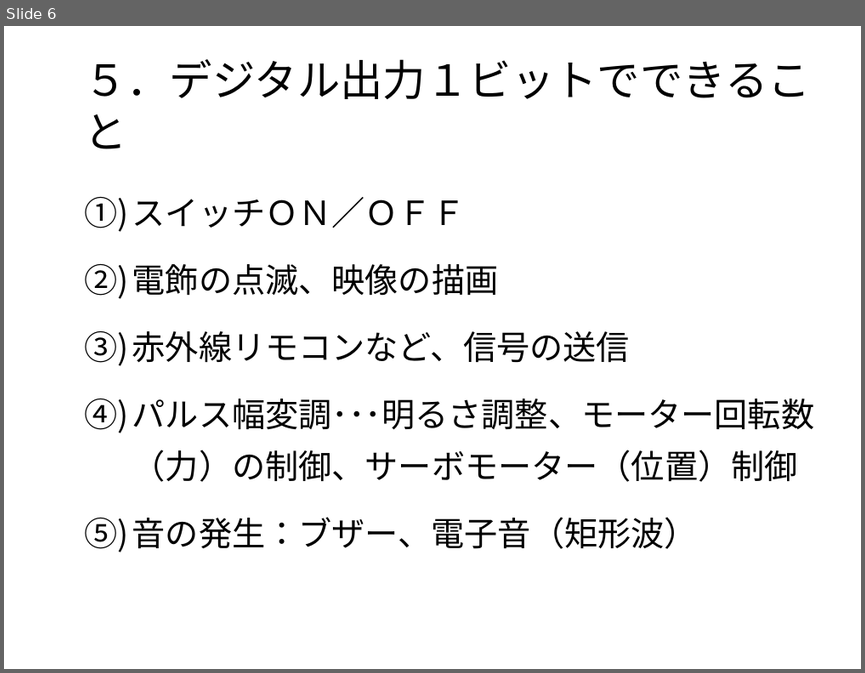
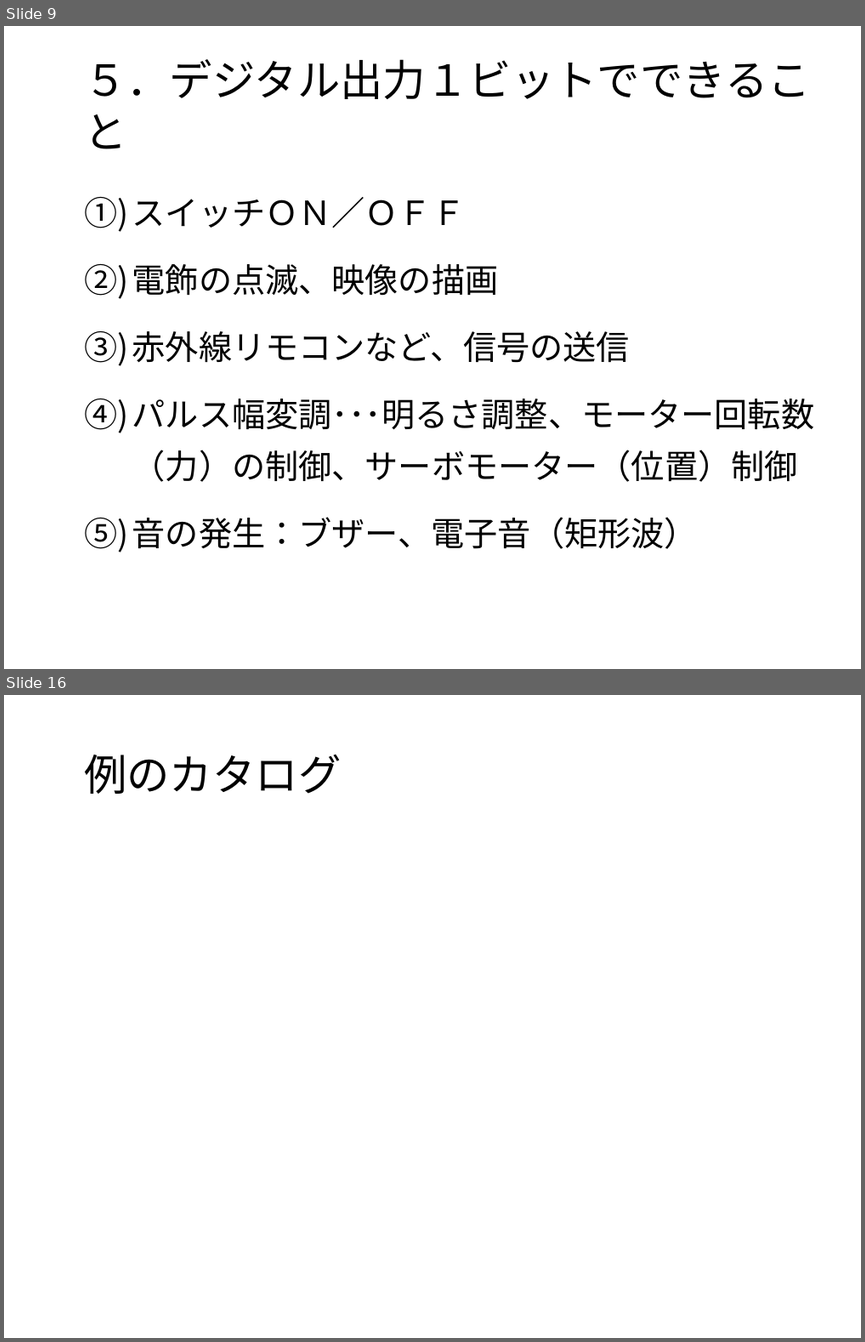
Before and after one commit to MatsK/Courses, a slide deck: CS2/Arduino入門：Arduino IDE 言語篇.pptx. Shown one above the other, each under a label of ours: slide 6 before the commit, slides 9 and 16 after it; the slides between them are not shown. The pictures are 865x673 and 865x1342 pixels, drawn with LibreOffice and Linux fonts; fonts in the diff are those of the drawing; background and template pictures are left out. Boxes give left, top, right and bottom in pixels: in the first picture for what was removed or moved away, otherwise in the second. Text is boxed around its words. In the diff, an @@ line names an element or a change of style, - is before the commit and + after.

```diff
--- a/CS2/Arduino入門：Arduino IDE 言語篇.pptx
+++ b/CS2/Arduino入門：Arduino IDE 言語篇.pptx
@@ slide 16 added at (4, 695, 861, 1338), background picture (left out) @@
@@ title added at (84, 755, 341, 794), 36 pt, text #000000 @@
+例のカタログ
@@ what was slide 6 is now slide 9 @@
```
Also in this commit, not shown: 6 slides changed, 6 other slides added, 2 other files.
